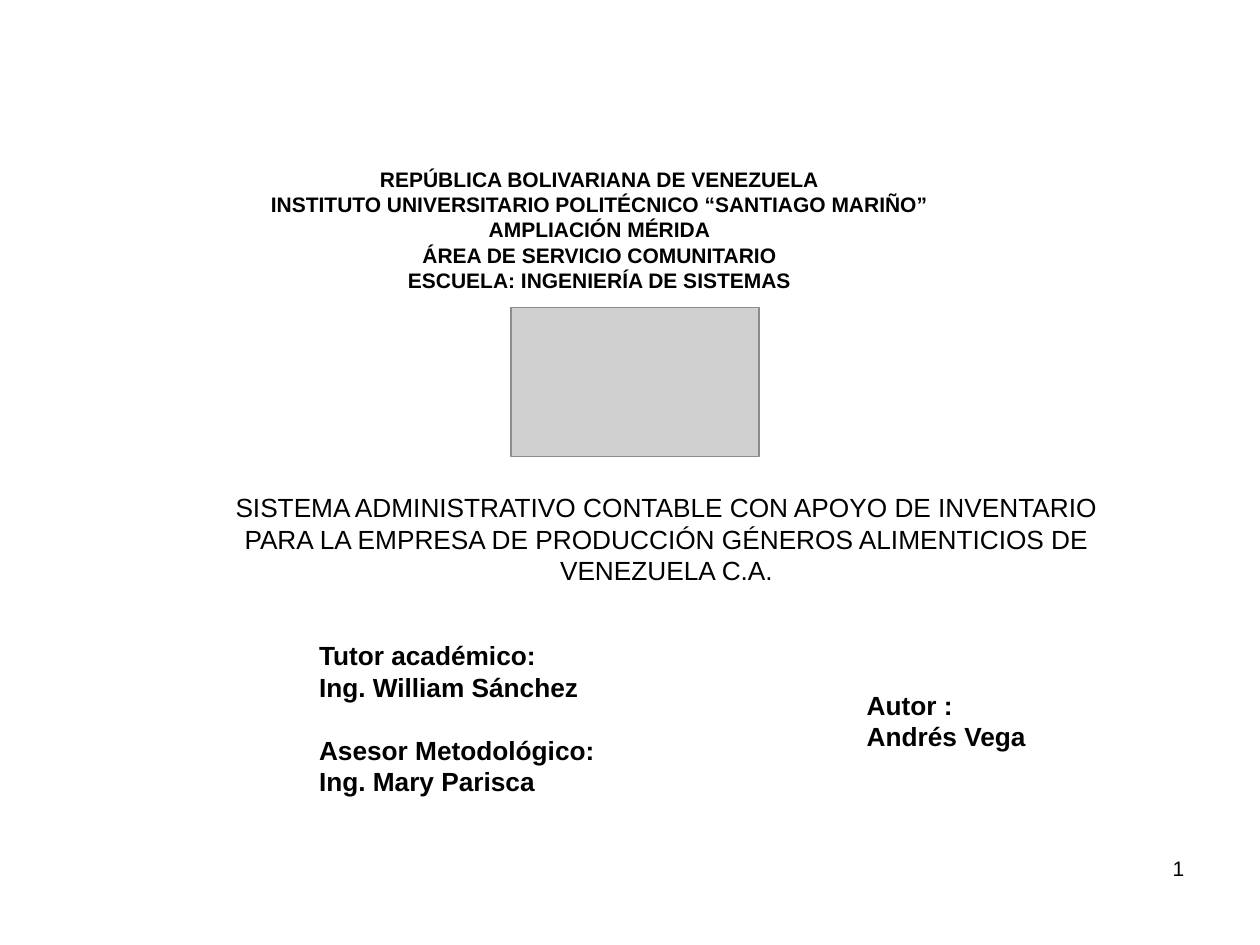
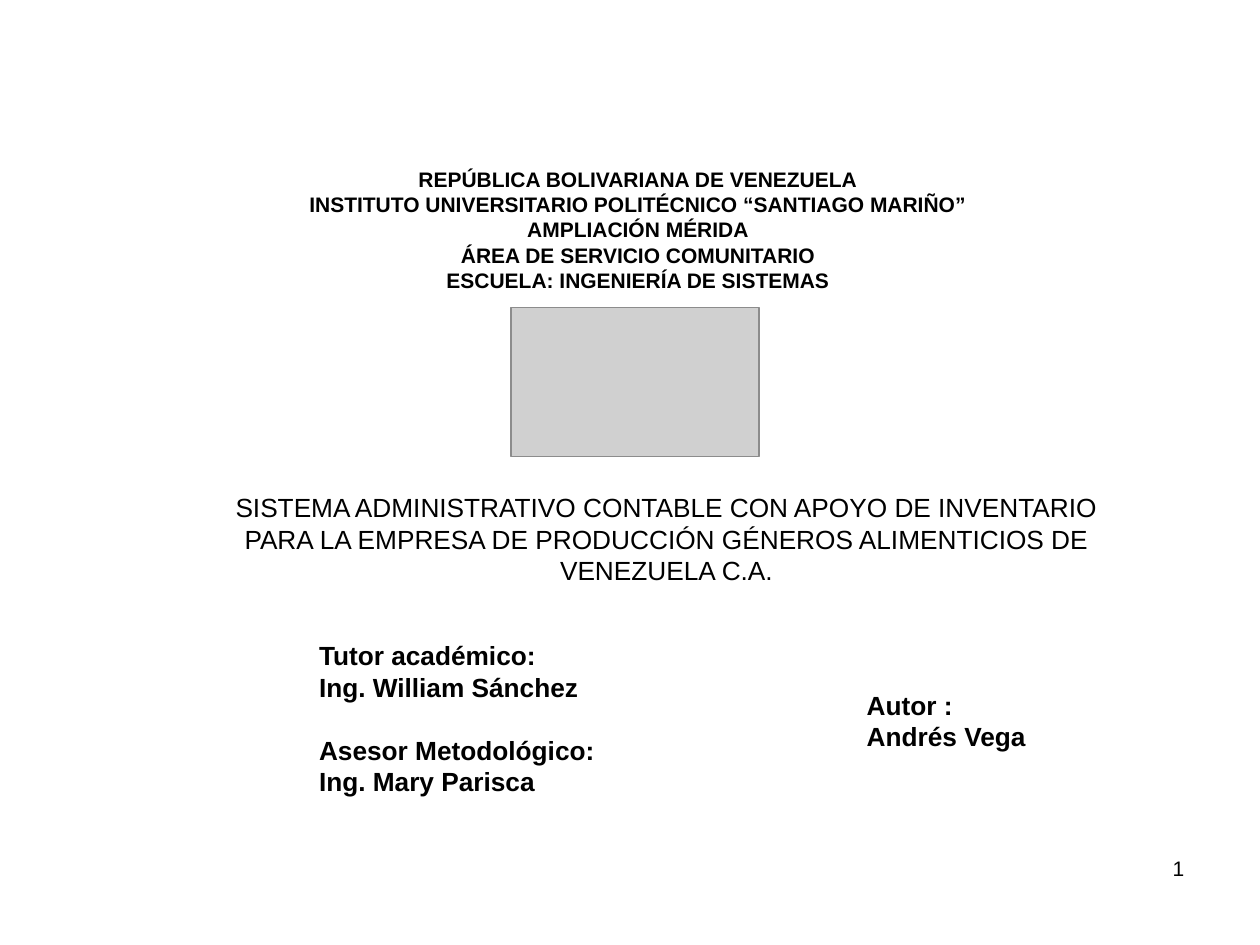
Before and after one commit to AEVegaEngineer/Tesis, a slide deck: slide 1 of diapositivas Andrés Vega.pptx. Drawn at 1260x945 pixels with LibreOffice and Linux fonts; fonts in the diff are those of the drawing; grey boxes stand for pictures; background and template pictures are left out. Boxes give left, top, right and bottom in pixels: in the first picture for what was removed or moved away, otherwise in the second. Text is boxed around its words. In the diff, an @@ line names an element or a change of style, - is before the commit and + after.

```diff
--- a/diapositivas Andrés Vega.pptx
+++ b/diapositivas Andrés Vega.pptx
@@ text "REPÚBLICA BOLIVARIANA DE VENEZUELA" moved from (x1=271, y1=171, x2=928, y2=289) to (x1=309, y1=171, x2=966, y2=289) @@
```
Also in this commit, not shown: 1 other slide changed, 1 slide added, 1 other file.
